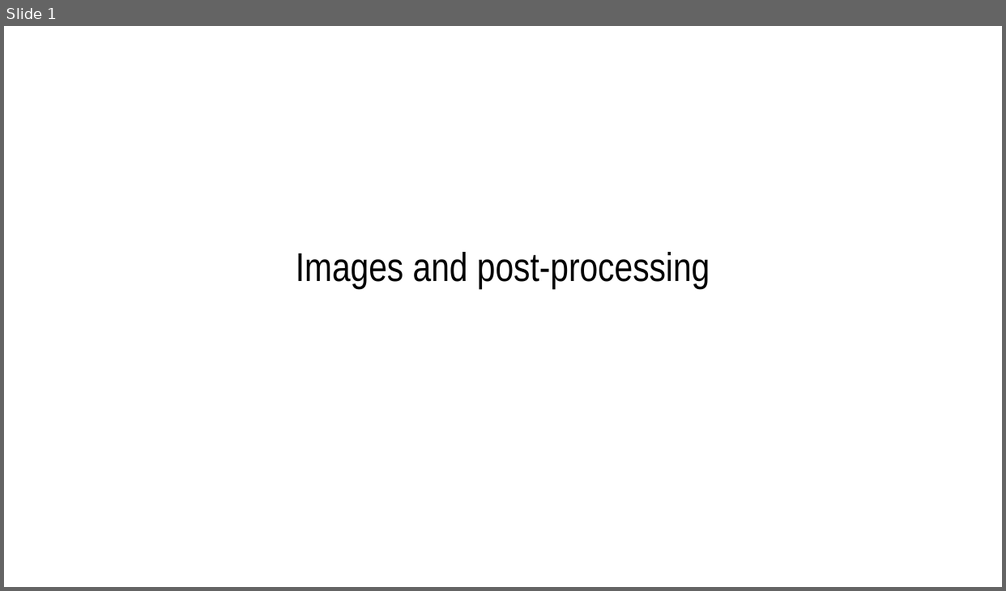
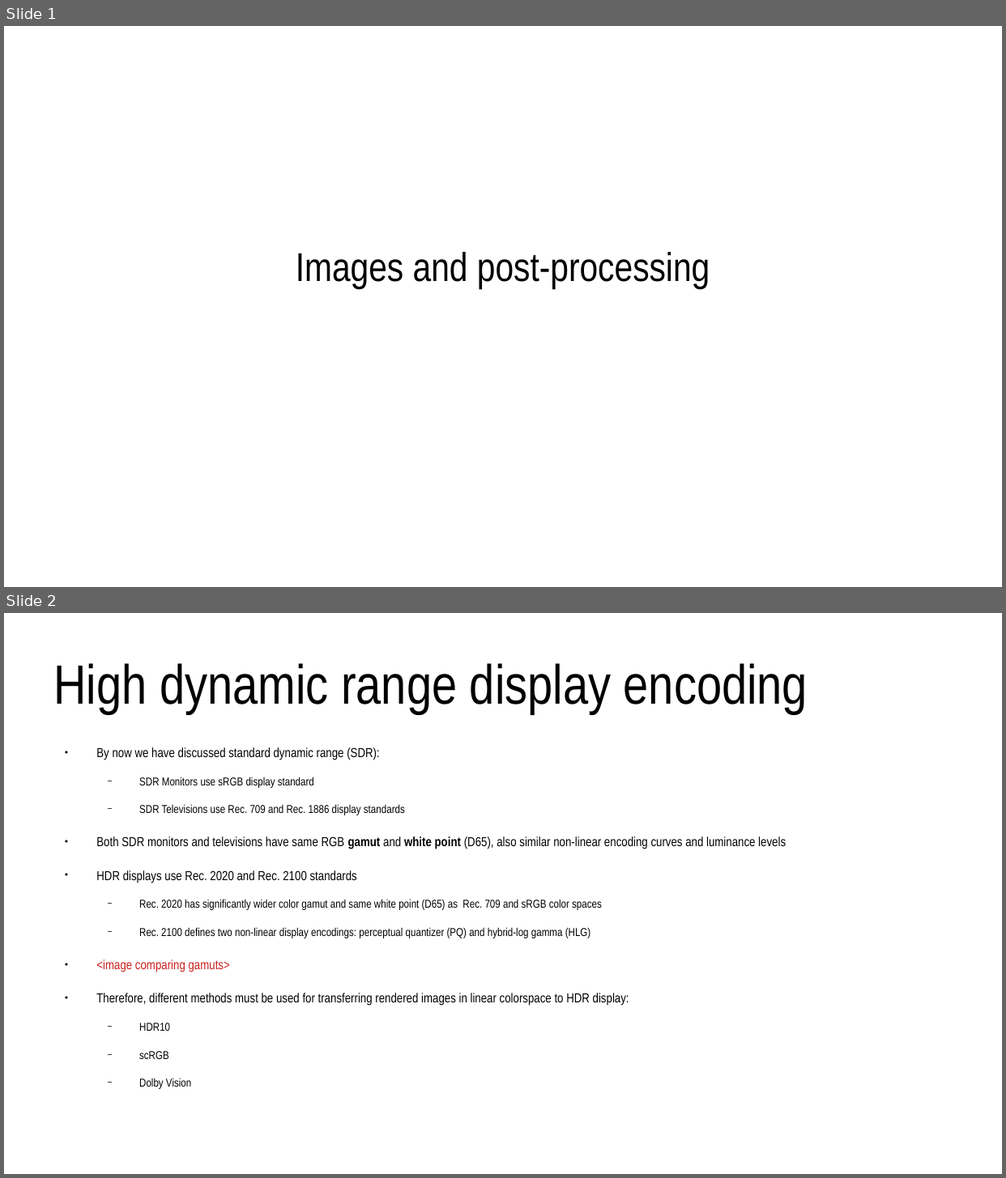
Before and after one commit to lorentzo/IntroductionToComputerGraphics, a slide deck: lectures/8_more_images/more_images.odp. Shown one above the other, each under a label of ours: slide 1 before the commit, slides 1 and 2 after it. The pictures are 1006x591 and 1006x1178 pixels, drawn with LibreOffice and Linux fonts; fonts in the diff are those of the drawing. Boxes give left, top, right and bottom in pixels: in the first picture for what was removed or moved away, otherwise in the second. Text is boxed around its words. In the diff, an @@ line names an element or a change of style, - is before the commit and + after.

Commit message:
image

```diff
--- a/lectures/8_more_images/more_images.odp
+++ b/lectures/8_more_images/more_images.odp
@@ slide 2 added at bbox=[4, 613, 1002, 1174], background #FFFFFF @@
@@ title added at bbox=[54, 663, 808, 714], 44 pt, text #000000 @@
+High dynamic range display encoding
@@ text added at bbox=[96, 747, 786, 1059], 10.4 pt, text #000000 @@
+● By now we have discussed standard dynamic range (SDR):
+  − SDR Monitors use sRGB display standard
+  − SDR Televisions use Rec. 709 and Rec. 1886 display standards
+● Both SDR monitors and televisions have same RGB gamut and white point (D65), also similar non-linear encoding curves and luminance levels
+● HDR displays use Rec. 2020 and Rec. 2100 standards
+  − Rec. 2020 has significantly wider color gamut and same white point (D65) as Rec. 709 and sRGB color spaces
+  − Rec. 2100 defines two non-linear display encodings: perceptual quantizer (PQ) and hybrid-log gamma (HLG)
+● <image comparing gamuts>
+● Therefore, different methods must be used for transferring rendered images in linear colorspace to HDR display:
+  − HDR10
+  − scRGB
+  − Dolby Vision
```
Also in this commit, not shown: 1 other slide added, 6 other files.
